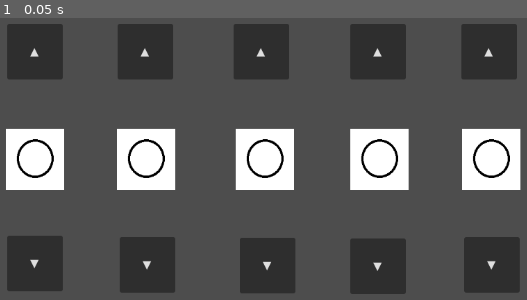
Above: before the commit, frame 1.
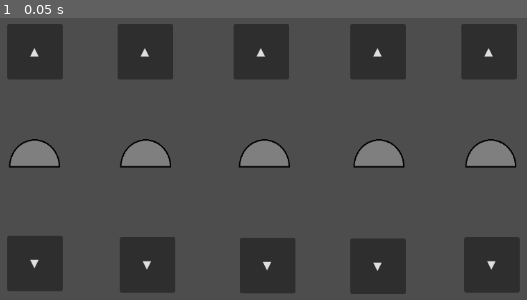
Above: after the commit, the same moment.

Repository: DepressoExpressoBoi/Godot-Wild-Jam-Signal
Game: Godot game, scene res://scenes/puzzle_scenes/puzzle_slot_game.tscn
The game is run twice, just before and just after one commit, with the same random seed, the same clock (stepped at 60 frames per second) and the same inputs. This scene is started directly instead of the project's main scene.
Inputs:
- Up to frame 1 (0.05 s): no input

The runs differ from the first frame. In frame 1, 12% of the frame differs, in the area x 1-99%, y 39-61%.

Commit message:
all the numbers are now background free

Diff:
--- a/scenes/puzzle_scenes/puzzle_slot_game.tscn
+++ b/scenes/puzzle_scenes/puzzle_slot_game.tscn
@@ -1,12 +1,23 @@
 [gd_scene format=3 uid="uid://bgijkv17ndprg"]
 
 [ext_resource type="Script" uid="uid://r48cnxe01108" path="res://scripts/puzzle_scripts/puzzle_slot_game.gd" id="1_mw0ea"]
-[ext_resource type="Texture2D" uid="uid://cb6vu75yduqq0" path="res://assets/base_jimmy.png" id="2_83wsu"]
+[ext_resource type="Texture2D" uid="uid://cb6vu75yduqq0" path="res://assets/jimmy/base_jimmy.png" id="2_83wsu"]
 [ext_resource type="Texture2D" uid="uid://blw2bwepgm4f1" path="res://assets/circle_puzzle.png" id="3_g8ove"]
+[ext_resource type="Texture2D" uid="uid://da14ypqqck5ws" path="res://assets/shape_icons/bun/bun_icon.png" id="3_u1hhu"]
+[ext_resource type="Texture2D" uid="uid://2bhjpgxeyl81" path="res://assets/shape_icons/circle/circle_icon.png" id="4_cjsj6"]
 [ext_resource type="Texture2D" uid="uid://b3okb2kou3jl4" path="res://assets/fork_puzzle.png" id="4_sm3ui"]
 [ext_resource type="Texture2D" uid="uid://ckoqa8mi2wskn" path="res://assets/moon_puzzle.png" id="5_cvwat"]
+[ext_resource type="Texture2D" uid="uid://c1j5n6i6006mv" path="res://assets/shape_icons/fork3/fork3_icon.png" id="5_e7xap"]
+[ext_resource type="Texture2D" uid="uid://occo1p42edwy" path="res://assets/shape_icons/fork4/fork4_icon.png" id="6_qk86w"]
 [ext_resource type="Texture2D" uid="uid://e07y6rtoep31" path="res://assets/star_puzzle.png" id="6_ywkwj"]
 [ext_resource type="Texture2D" uid="uid://dqm8c6noy3qax" path="res://assets/triangle_puzzle.png" id="7_0ssu1"]
+[ext_resource type="Texture2D" uid="uid://by615jshcqyjh" path="res://assets/shape_icons/hamburber/hamburber_icon.png" id="7_glut4"]
+[ext_resource type="Texture2D" uid="uid://ccc622t0vnh1c" path="res://assets/shape_icons/heart/heart_icon.png" id="8_t00s2"]
+[ext_resource type="Texture2D" uid="uid://dy8hau1ttchuv" path="res://assets/shape_icons/moon/moon_icon.png" id="9_yghue"]
+[ext_resource type="Texture2D" uid="uid://bq1fulr42abo3" path="res://assets/shape_icons/pentagon/pentagon_icon.png" id="10_h0j0g"]
+[ext_resource type="Texture2D" uid="uid://d1rwpletj8amn" path="res://assets/shape_icons/square/square_icon.png" id="11_dnx04"]
+[ext_resource type="Texture2D" uid="uid://dh2cyj0aahfxs" path="res://assets/shape_icons/star/star_icon.png" id="12_gmwul"]
+[ext_resource type="Texture2D" uid="uid://dn58gra42p6uc" path="res://assets/shape_icons/triangle/triangle_icon.png" id="13_ajn6c"]
 
 [sub_resource type="SpriteFrames" id="SpriteFrames_33pvg"]
 animations = [{
@@ -16,6 +27,44 @@
 }],
 "loop": true,
 "name": &"default",
+"speed": 5.0
+}, {
+"frames": [{
+"duration": 1.0,
+"texture": ExtResource("3_u1hhu")
+}, {
+"duration": 1.0,
+"texture": ExtResource("4_cjsj6")
+}, {
+"duration": 1.0,
+"texture": ExtResource("5_e7xap")
+}, {
+"duration": 1.0,
+"texture": ExtResource("6_qk86w")
+}, {
+"duration": 1.0,
+"texture": ExtResource("7_glut4")
+}, {
+"duration": 1.0,
+"texture": ExtResource("8_t00s2")
+}, {
+"duration": 1.0,
+"texture": ExtResource("9_yghue")
+}, {
+"duration": 1.0,
+"texture": ExtResource("10_h0j0g")
+}, {
+"duration": 1.0,
+"texture": ExtResource("11_dnx04")
+}, {
+"duration": 1.0,
+"texture": ExtResource("12_gmwul")
+}, {
+"duration": 1.0,
+"texture": ExtResource("13_ajn6c")
+}],
+"loop": true,
+"name": &"final_shape_lock",
 "speed": 5.0
 }, {
 "frames": [{
@@ -57,7 +106,7 @@
 position = Vector2(216.00002, 300)
 scale = Vector2(0.65625, 0.6875)
 sprite_frames = SubResource("SpriteFrames_33pvg")
-animation = &"shape_lock"
+animation = &"final_shape_lock"
 
 [node name="downButton1" type="Button" parent="." unique_id=2120196875]
 layout_mode = 0
@@ -77,7 +126,7 @@
 position = Vector2(376, 300)
 scale = Vector2(0.65625, 0.6875)
 sprite_frames = SubResource("SpriteFrames_33pvg")
-animation = &"shape_lock"
+animation = &"final_shape_lock"
 
 [node name="downButton2" type="Button" parent="." unique_id=427463694]
 layout_mode = 0
@@ -97,7 +146,7 @@
 position = Vector2(547, 300)
 scale = Vector2(0.65625, 0.6875)
 sprite_frames = SubResource("SpriteFrames_33pvg")
-animation = &"shape_lock"
+animation = &"final_shape_lock"
 
 [node name="downButton3" type="Button" parent="." unique_id=902146096]
 layout_mode = 0
@@ -117,7 +166,7 @@
 position = Vector2(712, 300)
 scale = Vector2(0.65625, 0.6875)
 sprite_frames = SubResource("SpriteFrames_33pvg")
-animation = &"shape_lock"
+animation = &"final_shape_lock"
 
 [node name="downButton4" type="Button" parent="." unique_id=96832987]
 layout_mode = 0
@@ -137,7 +186,7 @@
 position = Vector2(873.00006, 300)
 scale = Vector2(0.65625, 0.6875)
 sprite_frames = SubResource("SpriteFrames_33pvg")
-animation = &"shape_lock"
+animation = &"final_shape_lock"
 
 [node name="downButton5" type="Button" parent="." unique_id=1647045390]
 layout_mode = 0
--- a/scripts/puzzle_scripts/puzzle_slot_game.gd
+++ b/scripts/puzzle_scripts/puzzle_slot_game.gd
@@ -96,10 +96,6 @@
 
 
 
-
-
-
-
 #--------------------------[button 1 up]---------------------------------------
 
 # when button is lifted it will stop the animtions
@@ -111,7 +107,7 @@
 
 # when button is clicked it will move the animation
 func _on_up_button_1_button_down() -> void:
-	$AnimatedSprite2D.play("shape_lock")
+	$AnimatedSprite2D.play("final_shape_lock")
 
 	print("pressed_up_button_1_button_down") #delete me
 
@@ -124,7 +120,7 @@
 
 
 func _on_down_button_1_button_down() -> void:
-	$AnimatedSprite2D.play_backwards("shape_lock")
+	$AnimatedSprite2D.play_backwards("final_shape_lock")
 
 	print("pressed_down_button_1_button_down") #delete me
 
@@ -137,7 +133,7 @@
 
 
 func _on_up_button_2_button_down() -> void:
-	$AnimatedSprite2D2.play("shape_lock")
+	$AnimatedSprite2D2.play("final_shape_lock")
 
 	print("pressed_Down_2") #delete me
 
@@ -149,7 +145,7 @@
 	print("paused_Up_2") # delete me
 
 func _on_down_button_2_button_down() -> void:
-	$AnimatedSprite2D2.play_backwards("shape_lock")
+	$AnimatedSprite2D2.play_backwards("final_shape_lock")
 
 	print("pressed_Down_2") #delete me
 
@@ -162,7 +158,7 @@
 
 
 func _on_up_button_3_button_down() -> void:
-	$AnimatedSprite2D3.play("shape_lock")
+	$AnimatedSprite2D3.play("final_shape_lock")
 
 	print("pressed_Down_3") #delete me
 
@@ -175,7 +171,7 @@
 
 
 func _on_down_button_3_button_down() -> void:
-	$AnimatedSprite2D3.play_backwards("shape_lock")
+	$AnimatedSprite2D3.play_backwards("final_shape_lock")
 
 	print("pressed_Down_3") #delete me
 
@@ -188,7 +184,7 @@
 
 
 func _on_up_button_4_button_down() -> void:
-	$AnimatedSprite2D4.play("shape_lock")
+	$AnimatedSprite2D4.play("final_shape_lock")
 
 	print("pressed_up_button_4_button_down") #delete me
 
@@ -201,7 +197,7 @@
 
 
 func _on_down_button_4_button_down() -> void:
-	$AnimatedSprite2D4.play_backwards("shape_lock")
+	$AnimatedSprite2D4.play_backwards("final_shape_lock")
 
 	print("pressed_down_button_4_button_down") #delete me
 
@@ -213,7 +209,7 @@
 	print("paused_Up_5") # delete me
 
 func _on_up_button_5_button_down() -> void:
-	$AnimatedSprite2D5.play("shape_lock")
+	$AnimatedSprite2D5.play("final_shape_lock")
 
 	print("pressed_up_button_5_button_down") #delete me
 
@@ -225,6 +221,6 @@
 	print("paused_down_button_5_button_up") # delete me
 
 func _on_down_button_5_button_down() -> void:
-	$AnimatedSprite2D5.play_backwards("shape_lock")
+	$AnimatedSprite2D5.play_backwards("final_shape_lock")
 
 	print("pressed_down_button_5_button_down") #delete me
Binary file changed: assets/number0.png
Binary file changed: assets/number1.png
Binary file changed: assets/number2.png
Binary file changed: assets/number3.png
Binary file changed: assets/number4.png
Binary file changed: assets/number5.png
Binary file changed: assets/number6.png
Binary file changed: assets/number7.png
Binary file changed: assets/number8.png
Binary file changed: assets/number9.png
